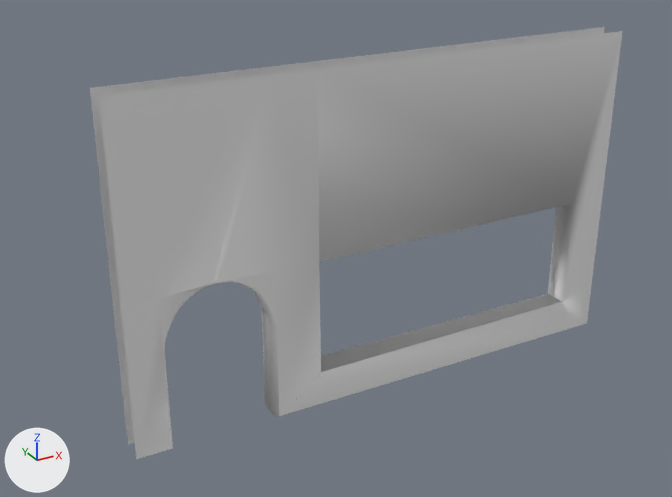
One commit to the FBX model Modélisations/Mur/Mur FaceCuisine.fbx: the scene before it, then after it.
One viewpoint serves both versions: a 50 mm camera at (-7.84, -14.77, 13.29) aimed at (2.48, 4.01, 3.9). Every picture has the same lights, and +X, +Y and +Z are marked at lower left. The picture after the commit comes second. Where no turn or scale is listed for an object, it has been applied to the vertices. Vertices at exactly the same position are counted once.

The first picture shows 'Encadrement port'.
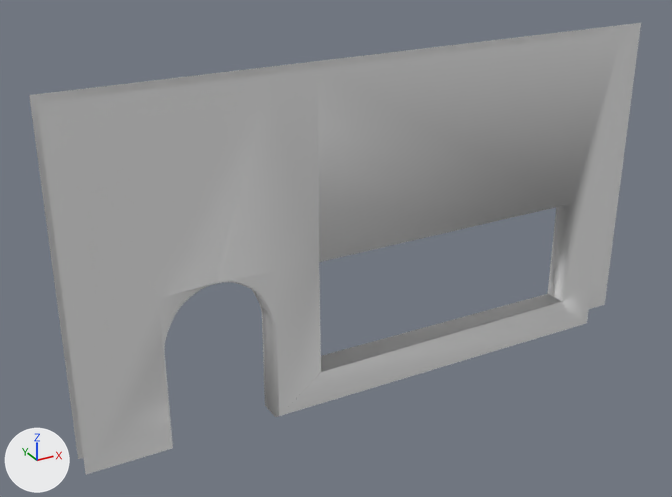
Where the newer file only moved an object's origin or applied its transform, the numbers keep the older frame.

What differs and where, as boxes (x1, y1, x2, y2) in the pictures (672 x 497 px; the box of a moved part takes in the faces that stretch with it):
'Encadrement port', reshaped (15% wider)
    before: (90, 27, 623, 459)
    after: (29, 23, 641, 474)
part 1 of me_plane, moved or reshaped
    before: (90, 83, 172, 459)
    after: (29, 83, 172, 474)
part 2 of me_plane, moved or reshaped
    before: (304, 27, 605, 390)
    after: (304, 23, 641, 390)

Patch to the scene script:
```diff
--- a/Modélisations/Mur/Mur FaceCuisine.fbx.py
+++ b/Modélisations/Mur/Mur FaceCuisine.fbx.py
@@ me_plane @@
 # used by ob_encadrement_port; location = (-0.36, 3.54, 3.4)
 # before: 25 (-2.9, -0.32, -3.35) at pixel (136, 459), 26 (-2.9, -0.32, 5.3) at pixel (98, 95), 28 (-2.9, -0.32, 0.64) at pixel (120, 306), 99 (-2.9, 0.33, -3.35) at pixel (128, 444), 100 (-2.9, 0.33, 5.3) at pixel (89, 88)
 # before: 101 (-2.9, 0.33, 0.64) at pixel (111, 295)
-me_plane.from_pydata(...)  # 143 vertices, 144 faces; spans x -2.9..10.97, y -0.32..0.34, z -3.35..5.3
-me_plane.vertices[4].co = (10.97, 0.34, -3.35)
-me_plane.vertices[6].co = (10.97, 0.34, 5.3)  # pixel (604, 27)
+me_plane.from_pydata(...)  # 143 vertices, 144 faces; spans x -4.09..12.31, y -0.32..0.34, z -3.35..5.3
+# me_plane part 1
+for i in [25, 26, 28, 99, 100, 101]: me_plane.vertices[i].co += Vector((-1.19, 0.0, 0.0))
+# me_plane part 2
+me_plane.vertices[4].co = (12.31, 0.34, -3.35)  # pixel (604, 304)
+me_plane.vertices[6].co = (12.31, 0.34, 5.3)  # pixel (641, 22)
 me_plane.materials.append(mat_base)
```
